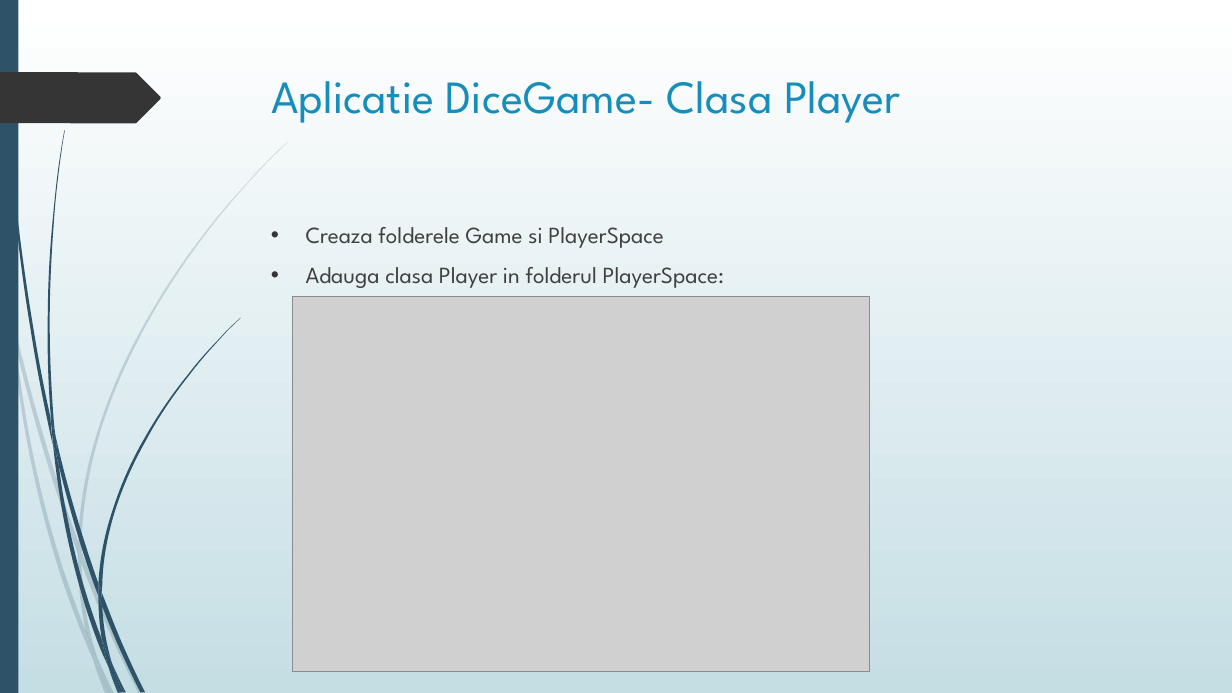
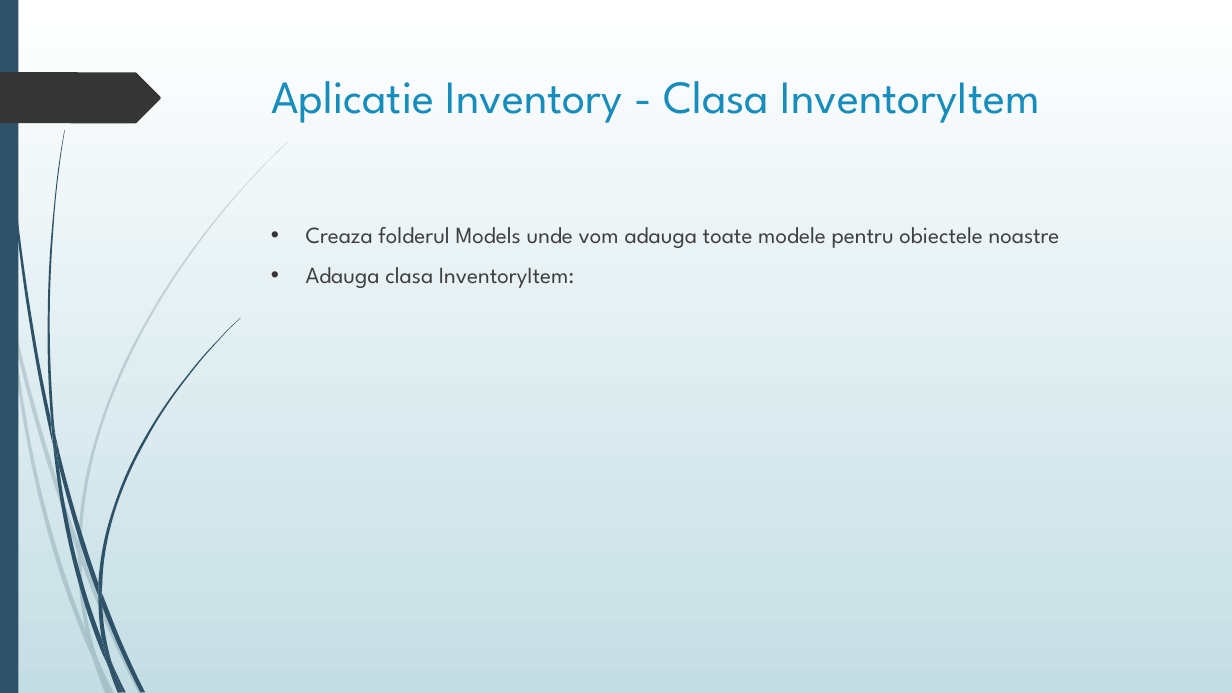
Before and after one commit to cchw01/cursuripractica2024, a slide deck: slide 6 of Curs C#/PrezentareNetCoreEFCore 2 1.pptx. Drawn at 1232x693 pixels with LibreOffice and Linux fonts; fonts in the diff are those of the drawing; grey boxes stand for pictures. Boxes give left, top, right and bottom in pixels: in the first picture for what was removed or moved away, otherwise in the second. Text is boxed around its words. In the diff, an @@ line names an element or a change of style, - is before the commit and + after.

Commit message:
Update DOtNet presentation

```diff
--- a/Curs C#/PrezentareNetCoreEFCore 2 1.pptx
+++ b/Curs C#/PrezentareNetCoreEFCore 2 1.pptx
@@ title at (271, 81, 1040, 123): text changed @@
-Aplicatie DiceGame- Clasa Player
+Aplicatie Inventory - Clasa InventoryItem
@@ text at (306, 227, 1060, 288): text changed @@
-• Creaza folderele Game si PlayerSpace
-• Adauga clasa Player in folderul PlayerSpace:
+• Creaza folderul Models unde vom adauga toate modele pentru obiectele noastre
+• Adauga clasa InventoryItem:
@@ picture removed at (293, 297, 870, 672) @@
```
Also in this commit, not shown: 7 other slides changed, 14 slides added, 22 slides removed.
